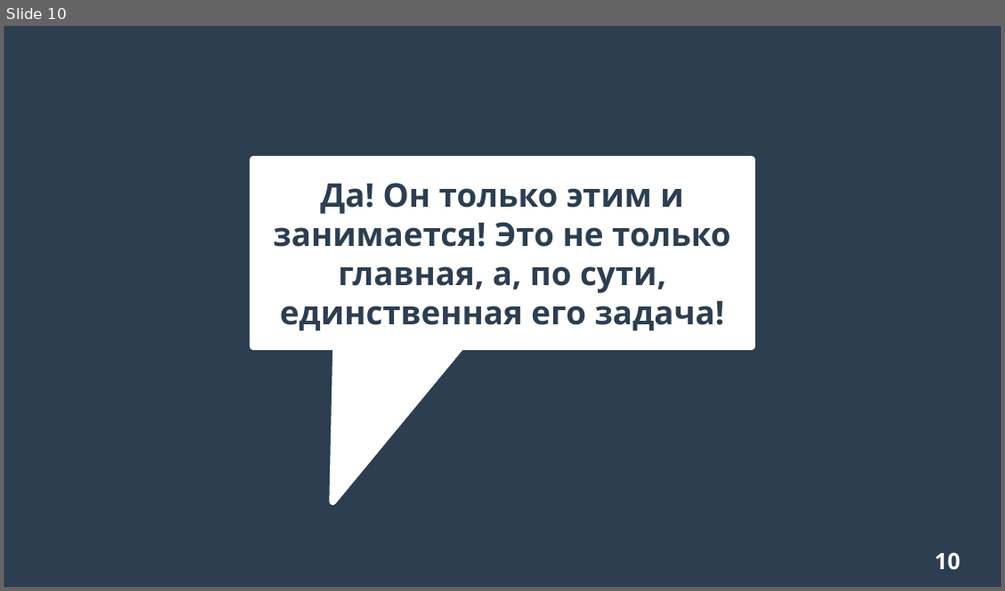
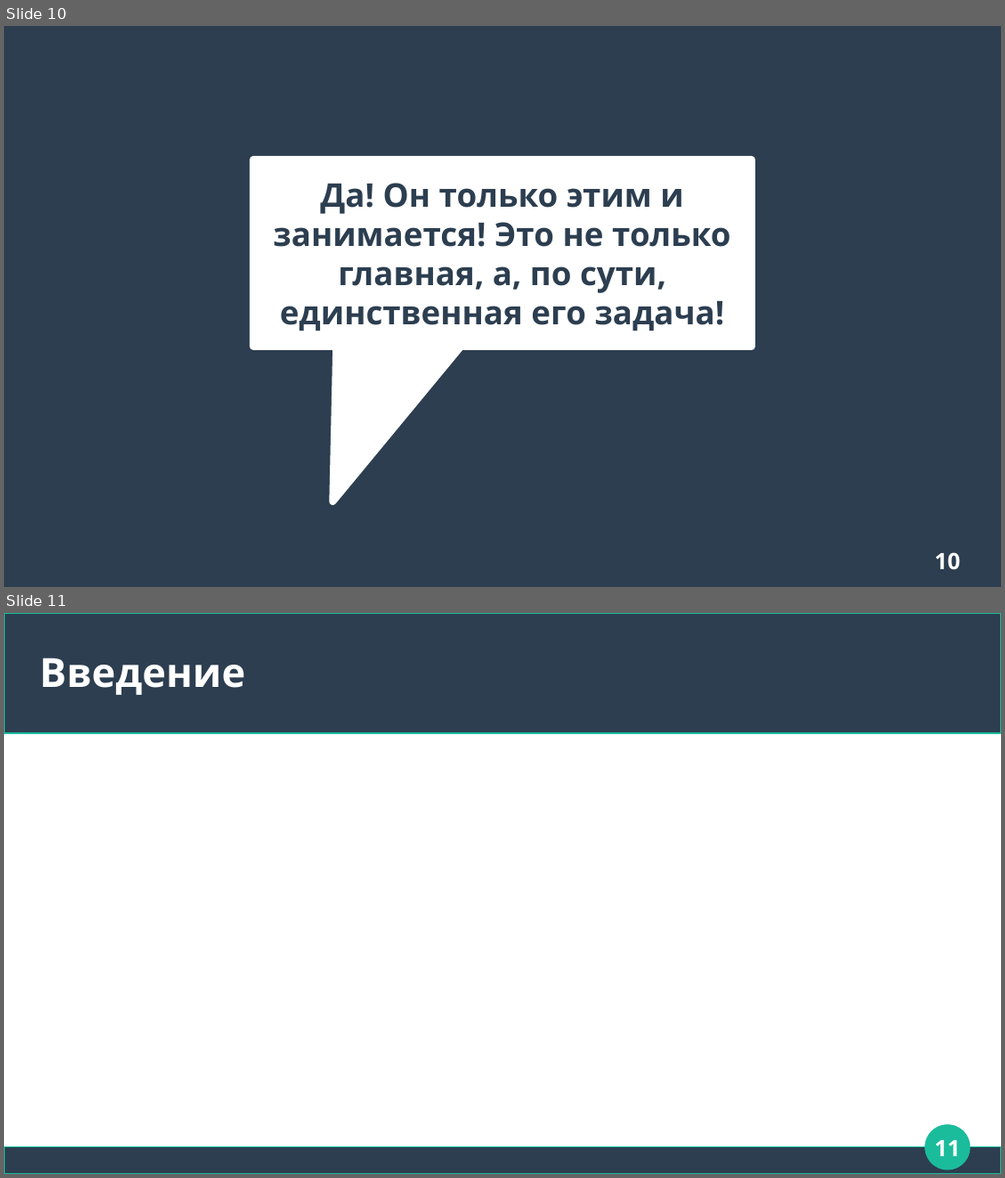
Before and after one commit to Chularev/articles, a slide deck: Psychology/4. аллостаз.odp. Shown one above the other, each under a label of ours: slide 10 before the commit, slides 10 and 11 after it. The pictures are 1005x591 and 1005x1178 pixels, drawn with LibreOffice and Linux fonts; fonts in the diff are those of the drawing. Boxes give left, top, right and bottom in pixels: in the first picture for what was removed or moved away, otherwise in the second. Text is boxed around its words. In the diff, an @@ line names an element or a change of style, - is before the commit and + after.

Commit message:
Tmp

```diff
--- a/Psychology/4. аллостаз.odp
+++ b/Psychology/4. аллостаз.odp
@@ slide 11 added at box(4, 613, 1001, 1174), background #FFFFFF @@
@@ rectangle added at box(4, 613, 1001, 733), fill #2C3E50, outline #1ABC9C 0.85 pt @@
@@ title added at box(40, 657, 245, 695), 32 pt, text #FFFFFF, bold @@
+Введение
@@ ellipse added at box(926, 1125, 970, 1169), fill #1ABC9C, outline #1ABC9C 0.85 pt @@
@@ page number added at box(934, 1140, 960, 1156), 18 pt, text #FFFFFF, bold @@
+11
@@ rectangle added at box(4, 1148, 1001, 1174), fill #2C3E50, outline #1ABC9C 0.85 pt @@
```
